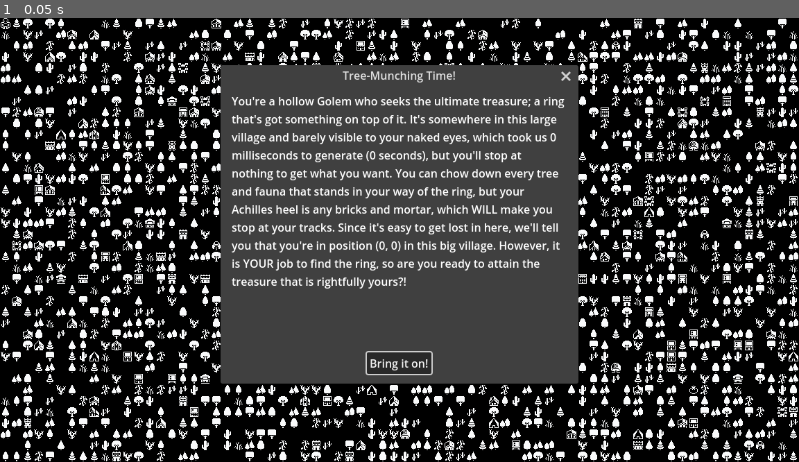
Above: before the commit, frame 1.
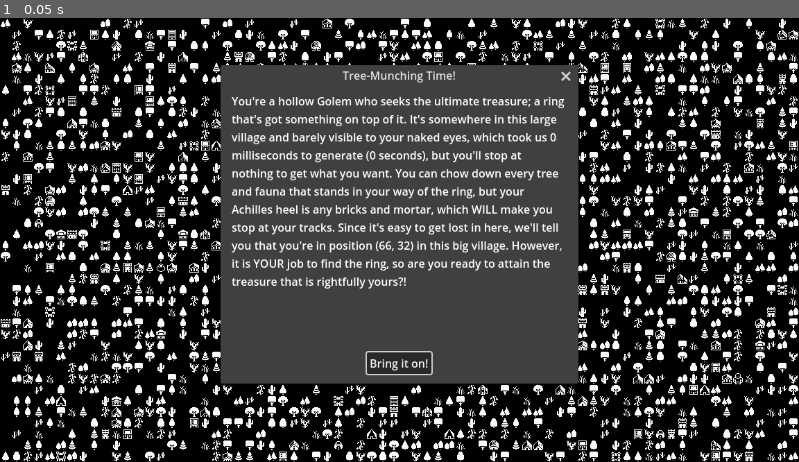
Above: after the commit, the same moment.

Repository: Zishan-Rahman/GD4PoissonRPG
Game: Godot game, scene res://tile_map.tscn
Same seed, same stepped clock (60 frames per second), same inputs: the game is played once before the commit and once after it.
Inputs:
- Up to frame 1 (0.05 s): no input

The runs differ from the first frame. In frame 1, 25% of the frame differs, in the area x 0-100%, y 0-100%.

Commit message:
Restore default rejection samples value (8, as of now)

Diff:
--- a/tile_map.tscn
+++ b/tile_map.tscn
@@ -1093,7 +1093,6 @@
 tile_set = SubResource("TileSet_8pb5m")
 format = 2
 script = ExtResource("2_iyhvf")
-rejection_samples = 17
 
 [node name="AcceptDialog" parent="." instance=ExtResource("3_bk3rg")]
 
